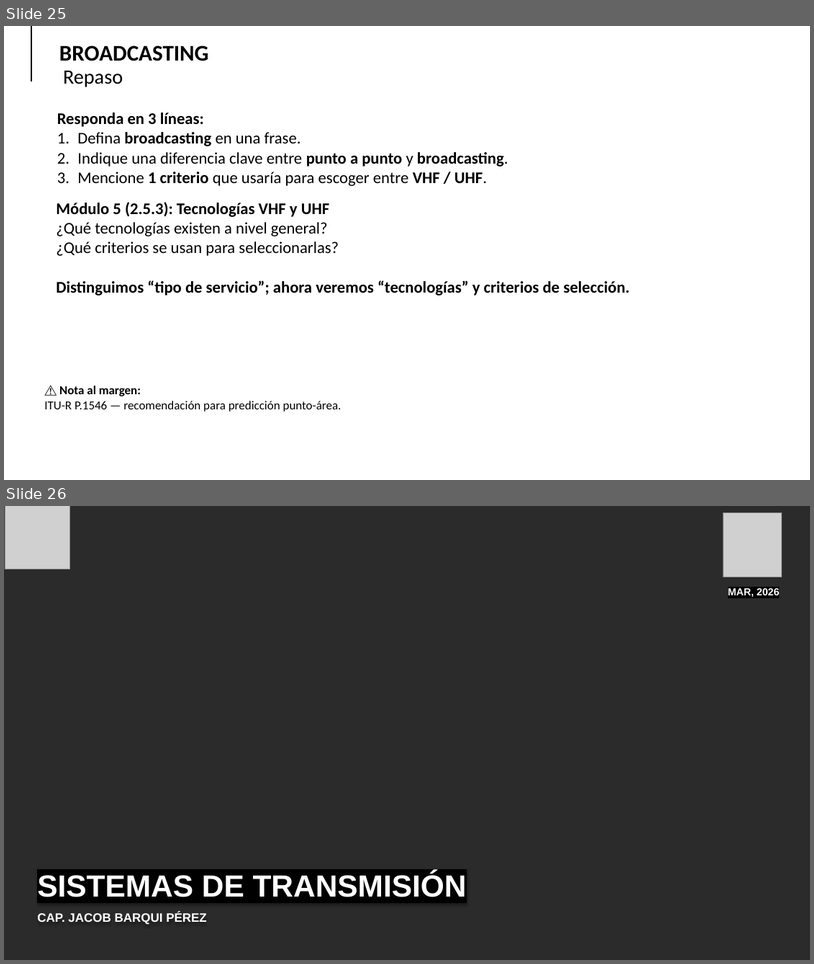
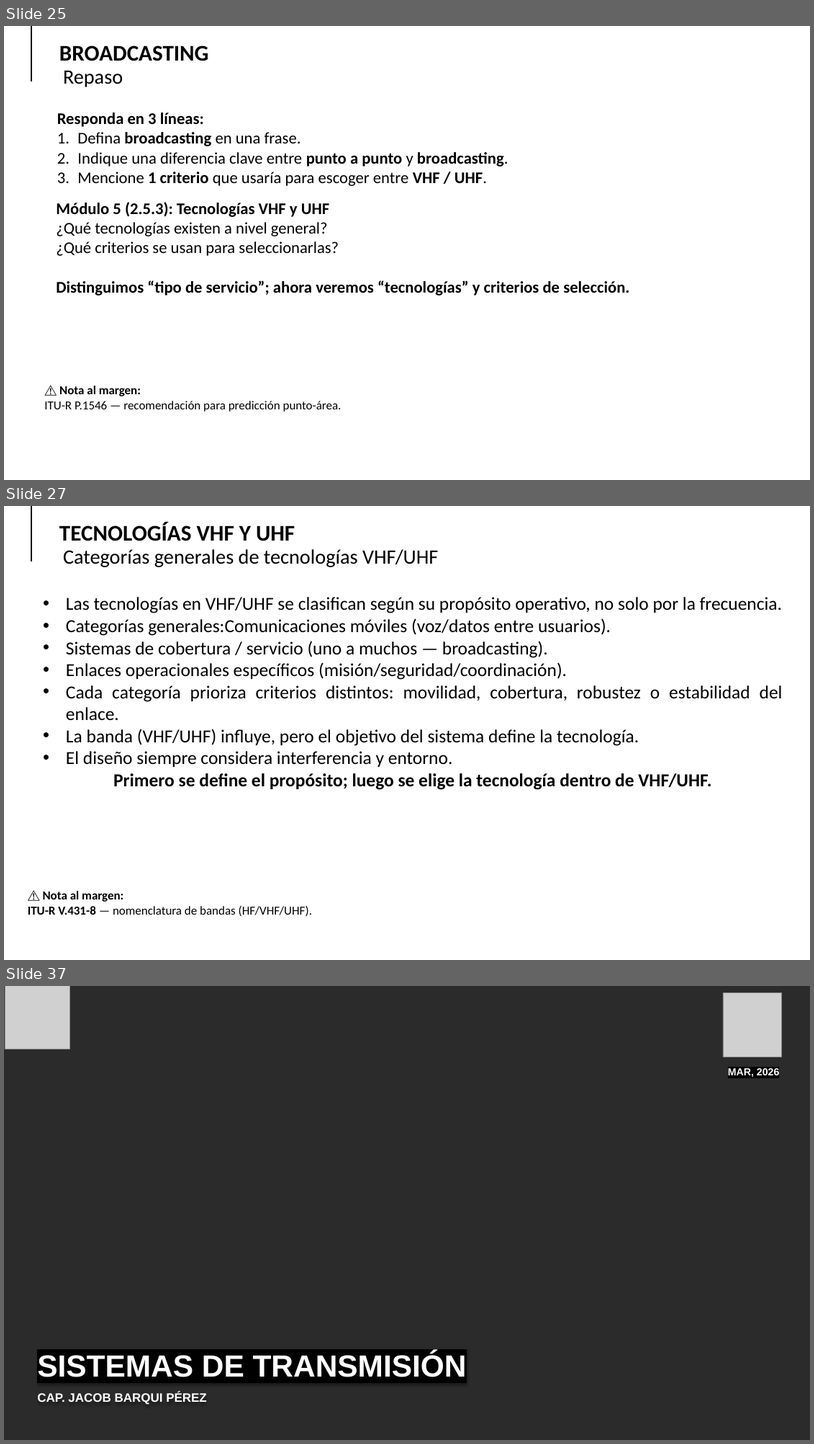
Before and after one commit to Milesfox04/Sistemas-de-transmision, a slide deck: clases/24-03-26/sesion 15-16-17-18-19-20 2026.pptx. Shown one above the other, each under a label of ours: slides 25 and 26 before the commit, slides 25, 27 and 37 after it; the slides between them are not shown. The pictures are 814x964 and 814x1444 pixels, drawn with LibreOffice and Linux fonts; fonts in the diff are those of the drawing; grey boxes stand for pictures; background and template pictures are left out; a plain dark background stands for a picture behind light text. Boxes give left, top, right and bottom in pixels: in the first picture for what was removed or moved away, otherwise in the second. Text is boxed around its words. In the diff, an @@ line names an element or a change of style, - is before the commit and + after.

```diff
--- a/clases/24-03-26/sesion 15-16-17-18-19-20 2026.pptx
+++ b/clases/24-03-26/sesion 15-16-17-18-19-20 2026.pptx
@@ slide 27 added at [4, 506, 810, 960], background picture (left out) @@
@@ line added from (31, 506) to (31, 561), #000000 2.5 pt @@
@@ text added at [59, 522, 295, 541], 44 pt, text #000000, bold @@
+TECNOLOGÍAS VHF Y UHF
@@ text added at [63, 549, 438, 567], 40 pt, text #000000 @@
+Categorías generales de tecnologías VHF/UHF
@@ text added at [66, 597, 783, 790], 36 pt, text #000000 @@
+• Las tecnologías en VHF/UHF se clasifican según su propósito operativo, no solo por la frecuencia.
+• Categorías generales:Comunicaciones móviles (voz/datos entre usuarios).
+• Sistemas de cobertura / servicio (uno a muchos — broadcasting).
+• Enlaces operacionales específicos (misión/seguridad/coordinación).
+• Cada categoría prioriza criterios distintos: movilidad, cobertura, robustez o estabilidad del enlace.
+• La banda (VHF/UHF) influye, pero el objetivo del sistema define la tecnología.
+• El diseño siempre considera interferencia y entorno.
+Primero se define el propósito; luego se elige la tecnología dentro de VHF/UHF.
@@ text added at [28, 890, 312, 916], 24 pt, text #000000 @@
+⚠️ Nota al margen:
+ITU-R V.431-8 — nomenclatura de bandas (HF/VHF/UHF).
@@ what was slide 26 is now slide 37 @@
```
Also in this commit, not shown: 10 other slides added, 3 other files.
